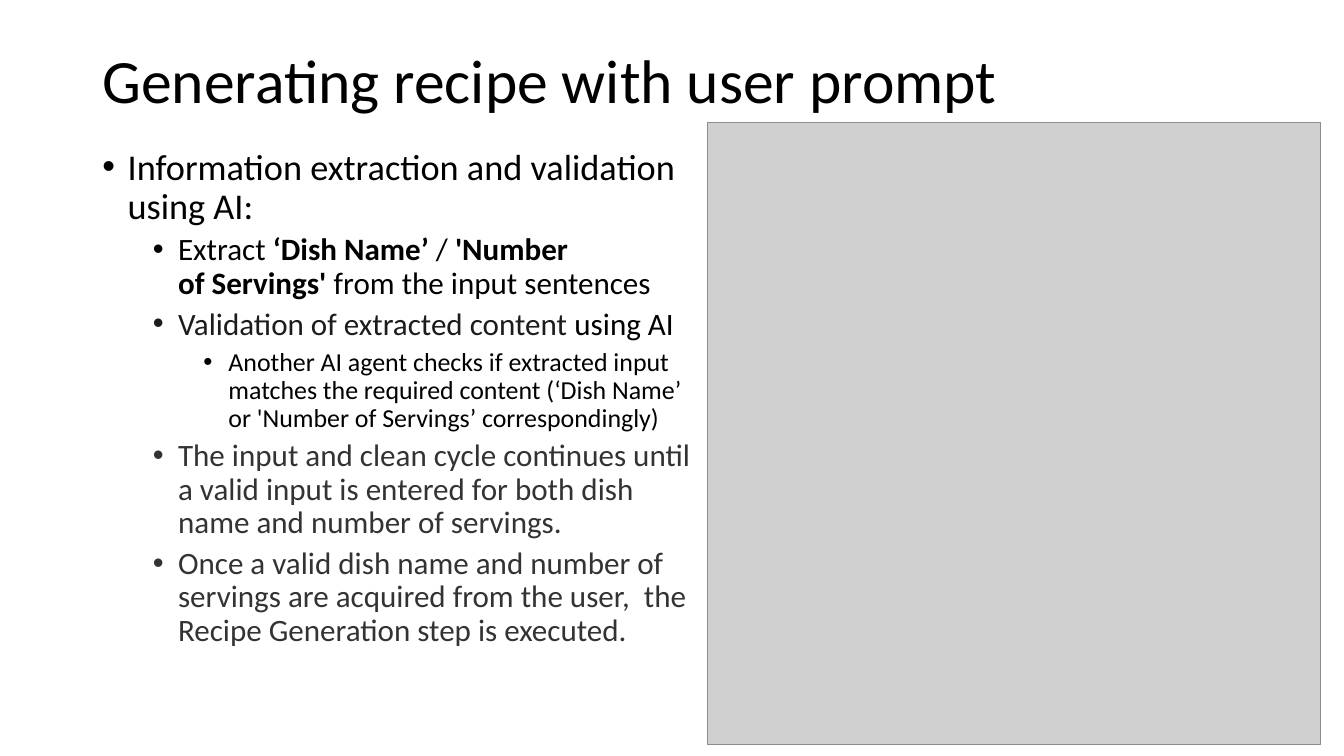
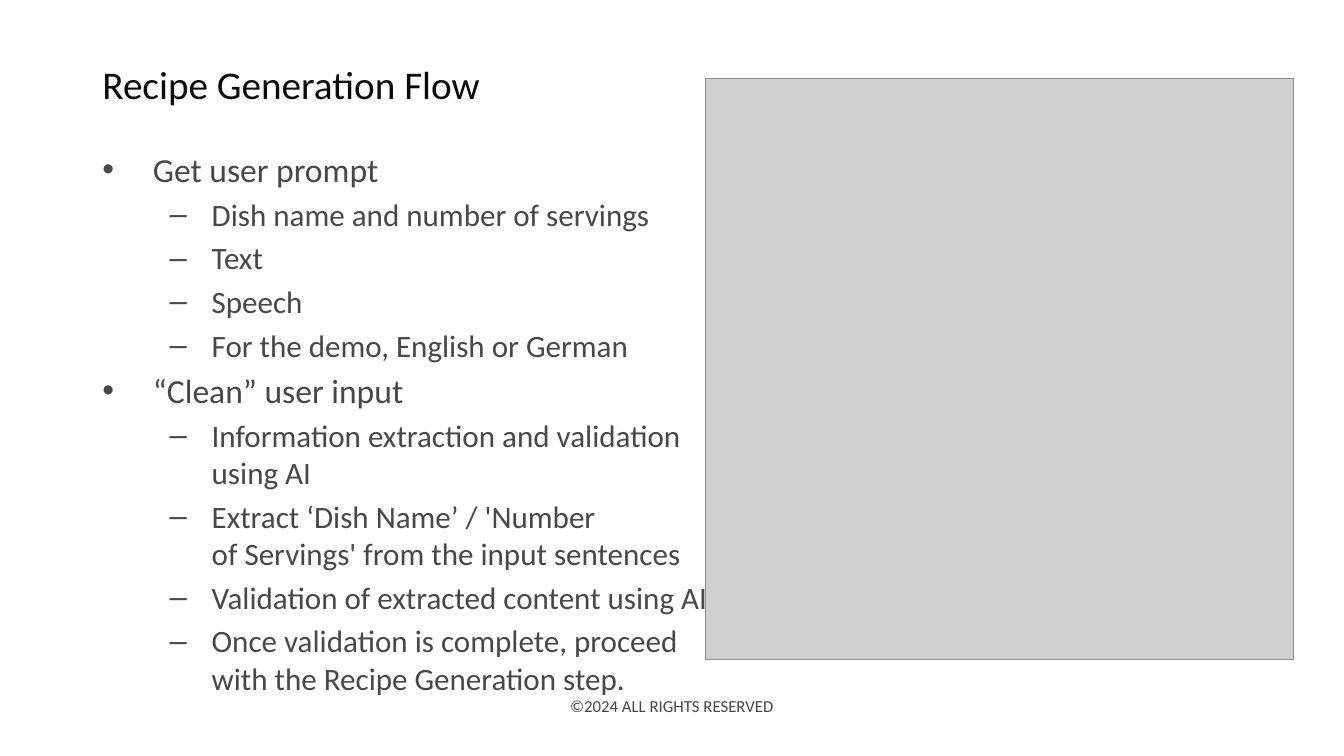
Before and after one commit to deepnetworkgmbh/generative-ai, a slide deck: slide 6 of recipe_generation/Presentation.pptx. Drawn at 1344x756 pixels with LibreOffice and Linux fonts; fonts in the diff are those of the drawing; grey boxes stand for pictures; background and template pictures are left out. Boxes give left, top, right and bottom in pixels: in the first picture for what was removed or moved away, otherwise in the second. Text is boxed around its words. In the diff, an @@ line names an element or a change of style, - is before the commit and + after.

Commit message:
(recipe_generation): Updated the presentation

```diff
--- a/recipe_generation/Presentation.pptx
+++ b/recipe_generation/Presentation.pptx
@@ title at bbox=[102, 71, 479, 106]: text changed; size 44 to 28 pt; text colour #000000 to #0B0B0B @@
-Generating recipe with user prompt
+Recipe Generation Flow
@@ picture: place and size @@
-picture at bbox=[708, 123, 1321, 745]
+picture at bbox=[706, 79, 1295, 659]
@@ text at bbox=[153, 160, 681, 490]: text changed; size 25.9 to 22.2 pt; text colour #000000 to #484848 @@
-• Information extraction and validation using AI:
+• Get user prompt
+  – Dish name and number of servings
+  – Text
+  – Speech
+  – For the demo, English or German
+• “Clean” user input
+  – Information extraction and validation using AI
@@ text at bbox=[212, 506, 707, 617]: text colour #000000 to #484848 in "Extract ‘Dish Name’ / 'Number of Servings' ...", "using AI"; bold off in "‘Dish Name’ 'Number of Servings'"; text colour #1D1C1D to #484848 in "Validation of extracted content"; bullet • to –; line spacing 0.9 to 1 @@
@@ text at bbox=[212, 630, 677, 695]: text changed; text colour #333333 to #484848 @@
-    • Another AI agent checks if extracted input matches the required content (‘Dish Name’ or 'Number of Servings’ correspondingly)
-  • The input and clean cycle continues until a valid input is entered for both dish name and number of servings.
-  • Once a valid dish name and number of servings are acquired from the user, the Recipe Generation step is executed.
+  – Once validation is complete, proceed with the Recipe Generation step.
@@ text added at bbox=[570, 700, 773, 712], 12 pt, text #484848 @@
+©2024 ALL RIGHTS RESERVED
```
Also in this commit, not shown: 16 other slides changed, 4 slides added, 3 slides removed, 1 other file.
